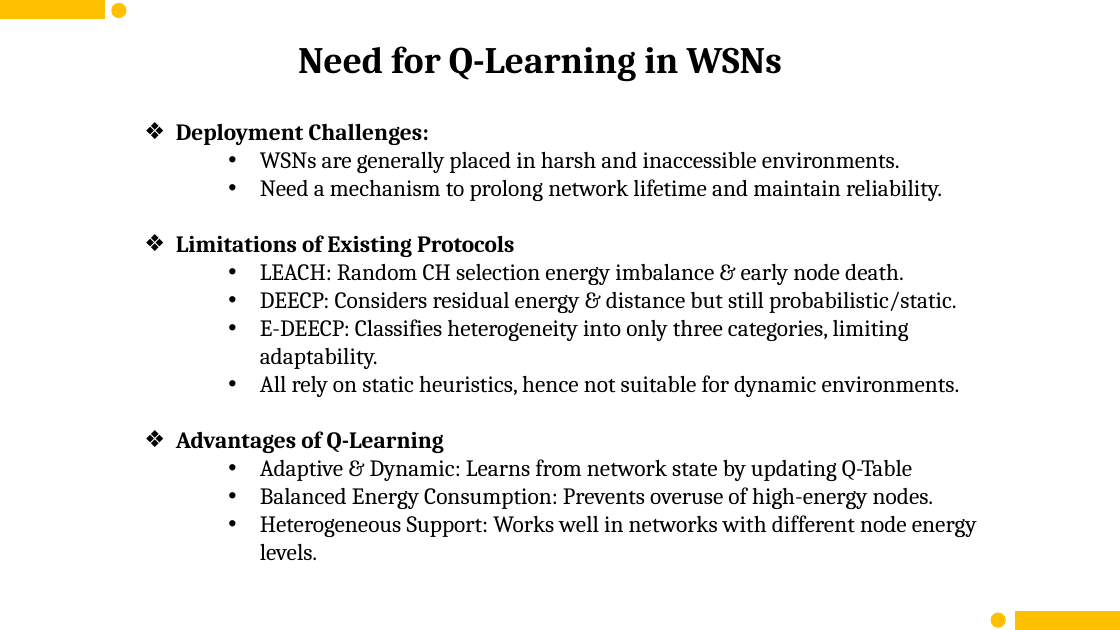
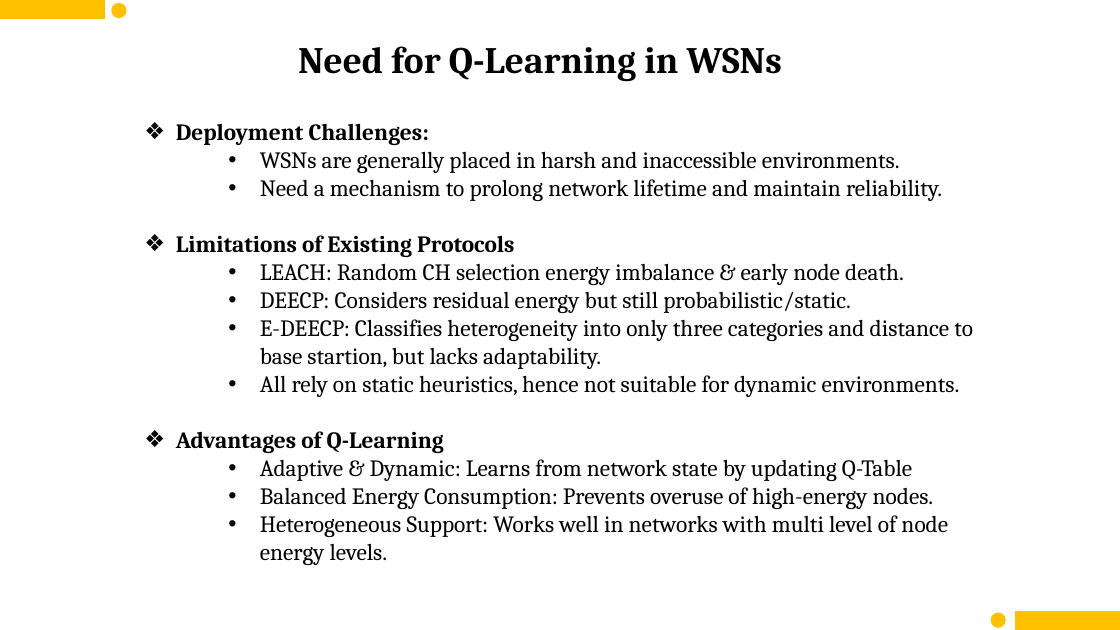
Before and after one commit to imshubhamcodex/ql--resources, a slide deck: slide 15 of mid_sem_RL.pptx. Drawn at 1120x630 pixels with LibreOffice and Linux fonts; fonts in the diff are those of the drawing. Boxes give left, top, right and bottom in pixels: in the first picture for what was removed or moved away, otherwise in the second. Text is boxed around its words. In the diff, an @@ line names an element or a change of style, - is before the commit and + after.

```diff
--- a/mid_sem_RL.pptx
+++ b/mid_sem_RL.pptx
@@ text at <box>260,291,973,369</box>: text changed @@
-    • DEECP: Considers residual energy & distance but still probabilistic/static.
-    • E-DEECP: Classifies heterogeneity into only three categories, limiting adaptability.
+    • DEECP: Considers residual energy but still probabilistic/static.
+    • E-DEECP: Classifies heterogeneity into only three categories and distance to base startion, but lacks adaptability.
@@ text at <box>260,515,948,565</box>: text changed @@
-    • Heterogeneous Support: Works well in networks with different node energy levels.
+    • Heterogeneous Support: Works well in networks with multi level of node energy levels.
```
Also in this commit, not shown: 7 other slides changed, 2 slides added.
